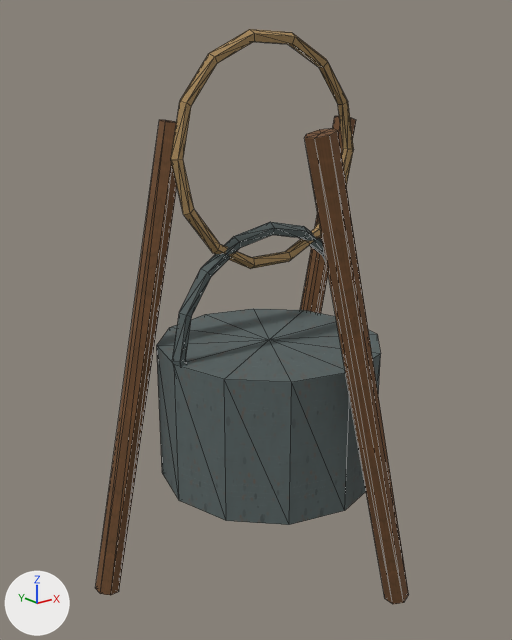
The OBJ model Assets/ProjectOEN/ProductionArt/Meshes/environment_set_dressing/en-017_cooking_corner_set__pot.obj as it was, and as the next commit left it.
Rendered twice from a 50 mm lens placed at (-0.924, -1.109, 1.025), pointed at (-0.02, 0.022, 0.573). The lights are fixed; the arrows at lower left show +X, +Y and +Z. The older version comes first. Mesh edges are drawn as thin lines. Where no turn or scale is listed for an object, it has been applied to the vertices. Vertices at exactly the same position are counted once.

Objects in the first picture: 'en-017_cooking_corner_set__pot'.
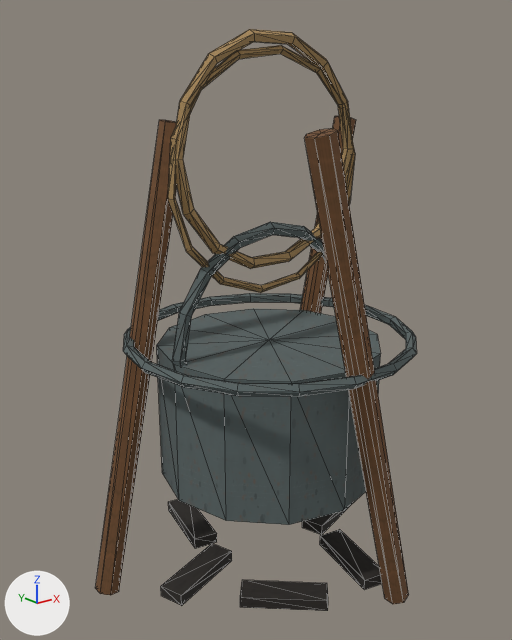
What the commit changed:
Picture 'char_albedo.png' (img_char_albedo_png) is new.
Material 'Char' (mat_char) is new.
Its texture is img_char_albedo_png.
Its roughness is 0.89.
me_en_017_cooking_corner_set__pot is used by ob_en_017_cooking_corner_set__pot; location (0.0, 0.0, 0.0).
me_en_017_cooking_corner_set__pot had 224 vertices, 432 faces and spanned x -0.372..0.375, y -0.306..0.24, z -0.024..1.146.
me_en_017_cooking_corner_set__pot now has 418 vertices, 796 faces and spans x -0.372..0.375, y -0.307..0.307, z -0.024..1.146.
me_en_017_cooking_corner_set__pot part 1: a new loose piece of 90 vertices spanning x -0.312..0.312, y -0.307..0.307, z 0.529..0.551, in mat_metal (picture img_metal_albedo_png).
me_en_017_cooking_corner_set__pot part 2: a new loose piece of 56 vertices spanning x -0.241..0.241, y -0.008..0.008, z 0.638..1.122, in mat_rope (picture img_rope_albedo_png).
Part 3, on me_en_017_cooking_corner_set__pot:
28 vertices are added at x -0.294..0.294, y -0.267..0.267, z 0.022..0.047.
20 new vertices lie (0.0, 0.0, 0.025) away from vertices in x -0.277..0.277, y -0.267..0.267, z 0.022..0.023.
72 new faces join them, mat_char (picture img_char_albedo_png).
me_en_017_cooking_corner_set__pot gains material mat_char (picture img_char_albedo_png).

Boxes (x1, y1, x2, y2) around the edits, measured in the pictures (512 x 640 px):
'en-017_cooking_corner_set__pot', reshaped: before (95, 29, 409, 604); after (95, 29, 417, 611)
part 1 of me_en_017_cooking_corner_set__pot, added: after (123, 293, 417, 397)
part 2 of me_en_017_cooking_corner_set__pot, added: after (168, 45, 355, 293)
part 3 of me_en_017_cooking_corner_set__pot, added: after (161, 499, 382, 611)
